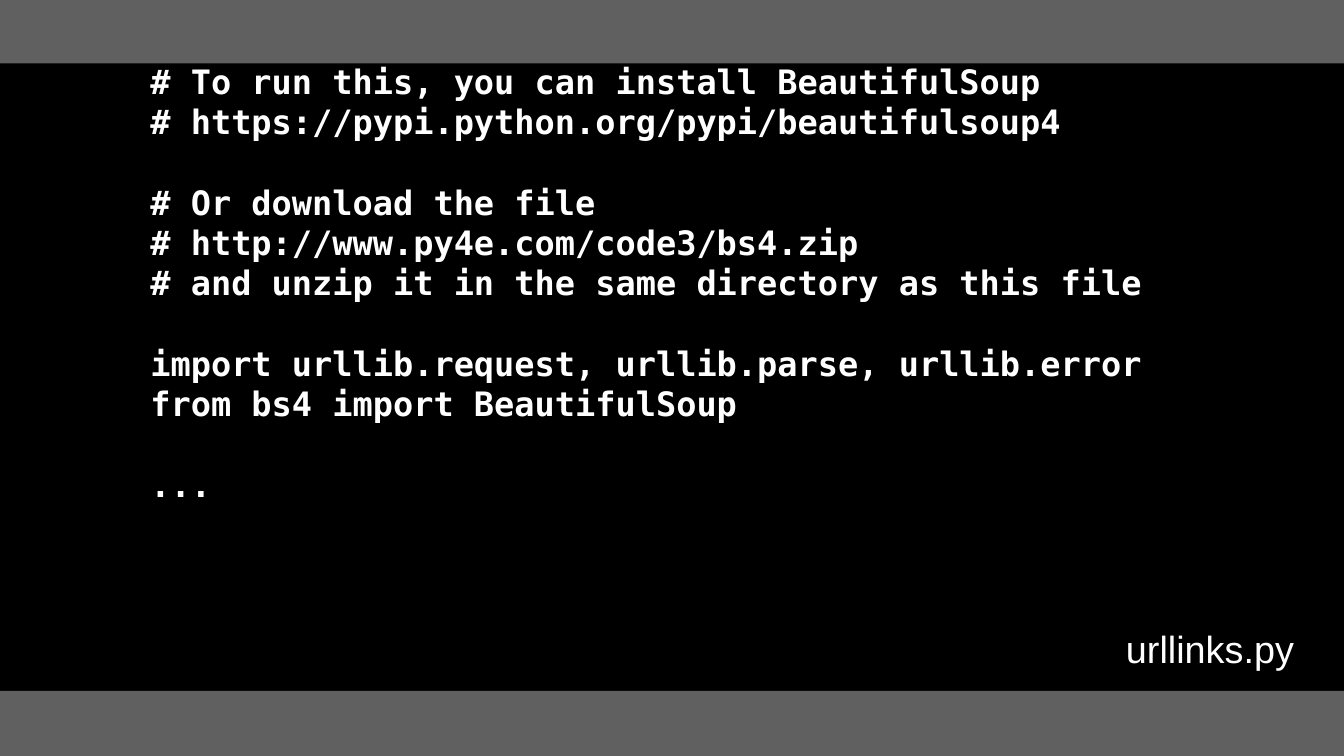
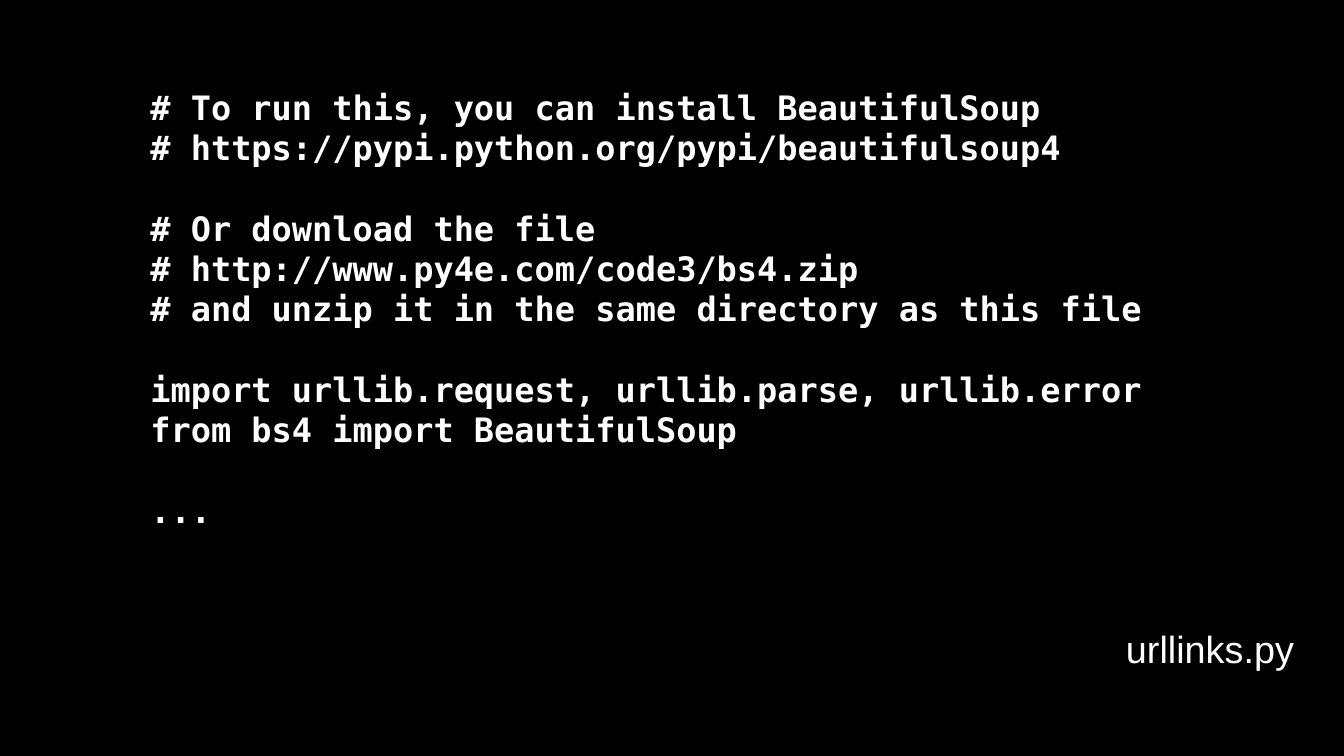
Before and after one commit to csev/py4e, a slide deck: slide 47 of lectures3/Pythonlearn-12-HTTP.pptx. Drawn at 1344x756 pixels with LibreOffice and Linux fonts; fonts in the diff are those of the drawing. Boxes give left, top, right and bottom in pixels: in the first picture for what was removed or moved away, otherwise in the second. Text is boxed around its words. In the diff, an @@ line names an element or a change of style, - is before the commit and + after.

```diff
--- a/lectures3/Pythonlearn-12-HTTP.pptx
+++ b/lectures3/Pythonlearn-12-HTTP.pptx
@@ rectangle removed at (0, 0, 1344, 63) @@
@@ text "# To run this, you ...": place and size @@
-text "# To run this, you ..." at (150, 66, 1142, 423)
+text "# To run this, you ..." at (150, 92, 1142, 449)
@@ rectangle at (0, 691, 1344, 756): fill #606060 to #000000 @@
```
Also in this commit, not shown: 49 other slides changed.
